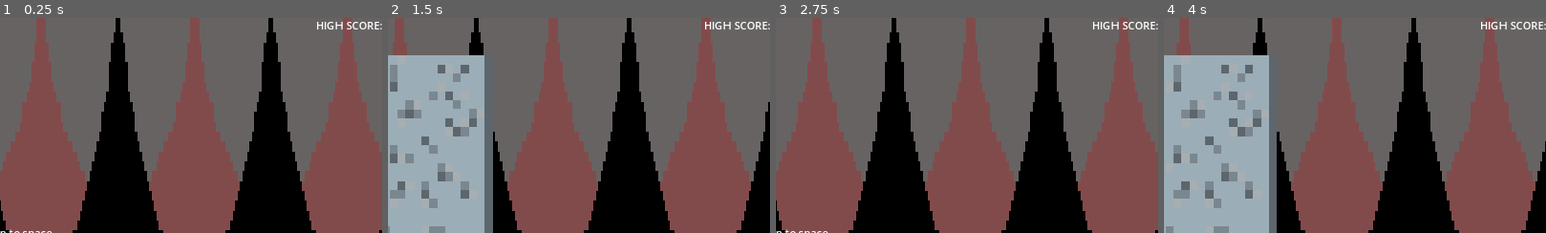
Above: before the commit, frames 1-4 (left to right).
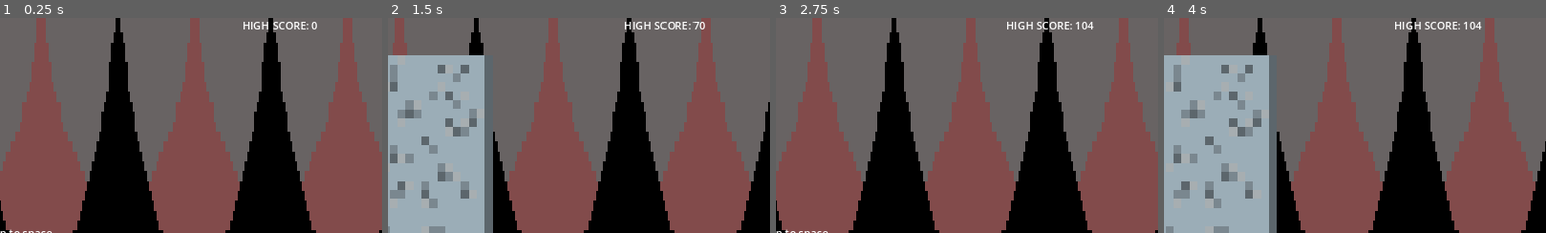
Above: after the commit, the same moments.

Repository: lessy2014/LDJ-summon-runner
Game: Godot game, scene res://Scenes/main.tscn
The game is run twice, just before and just after one commit, with the same random seed, the same clock (stepped at 60 frames per second) and the same inputs.
Inputs:
- Up to frame 1 (0.25 s): no input
- Up to frame 2 (1.5 s): tap Enter (ui_accept) at 0.5, 0.77 s; hold Right (ui_right) from 0.53 s (still down)
- Up to frame 3 (2.75 s): tap Enter (ui_accept) at 1.52 s; tap Space at 2 s; release Right (ui_right) at 2.03 s; hold Left (ui_left) from 2.03 s (still down)
- Up to frame 4 (4 s): release Left (ui_left) at 2.78 s; hold Right (ui_right) from 2.78 s (still down); tap Enter (ui_accept) at 3.02, 3.77 s
The pictures show only the part of the screen within x 50-100%, y 0-50%; the shares and areas given below are measured in that part.

The runs differ from the first frame. In frame 1, 0.7% of the frame differs, in the area x 63-100%, y 1-6%; in frame 2, 0.7%; in frame 3, 0.7%, in the area x 60-100%, y 1-6%; in frame 4, 0.7%.

Commit message:
Хайг скоре

Diff:
--- a/Scenes/hud.tscn
+++ b/Scenes/hud.tscn
@@ -13,7 +13,8 @@
 anchors_preset = 1
 anchor_left = 1.0
 anchor_right = 1.0
-offset_left = -86.0
+offset_left = -197.0
+offset_right = -97.0
 offset_bottom = 23.0
 grow_horizontal = 0
 text = "HIGH SCORE:"
--- a/Scripts/main.gd
+++ b/Scripts/main.gd
@@ -71,6 +71,7 @@
 
 func show_score ():
 	$HUD.get_node("ScoreLabel").text = "SCORE: " + str(score / Score_modifier)
+	$HUD.get_node("Highscore").text = "HIGH SCORE: " + str(high_score / Score_modifier)
 
 func generate_obs():
 	if obstacles.is_empty() or last_obstacle.position.x < chechik.position.x + randi_range(-700, -500):
